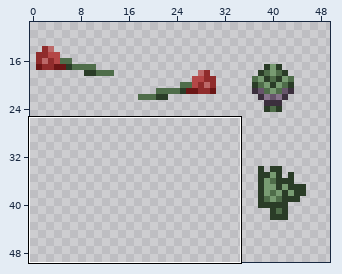
Sprite sheet, stored at Lunatic_Nautilus/Graphics/Characters/moarobjectsx2.png. Above, an overview of the earlier version with the close-up marked.
Close-up. Before the commit:
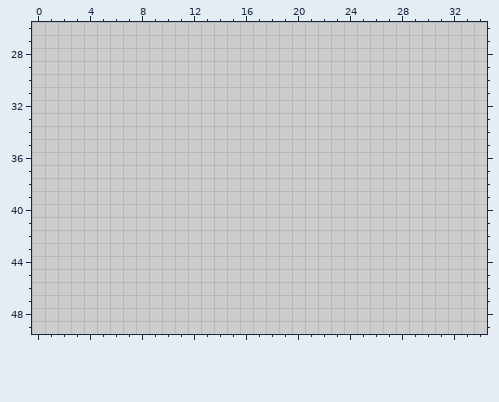
The file is 128x208 pixels, drawn in blocks of 2x2; one block is one cell here. Shown: x 0..34, y 26..49. The wide view leaves out empty margins.
After:
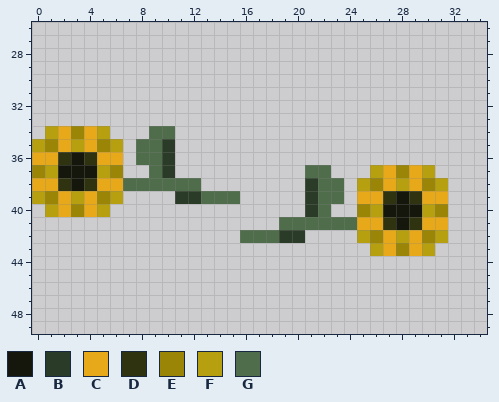
Palette (. is transparent): A #16170c  B #2a3c27  C #e7a91a  D #303310  E #9a8507  F #b7a010  G #4f6d4a
The edit:
The edit adds colour A in row 36 at x 3; in row 37 at x 2 to 4; in row 38 at x 3; in row 39 at x 28; in row 40 at x 27 to 29; in row 41 at x 28.
The edit adds colour B in rows 35 to 37 at x 10; in row 38 at x 21; in row 39 at x 11 to 12 and 21; in row 40 at x 21; in row 42 at x 19 to 20.
The edit adds colour C in rows 34 to 35 at x 2 and 4; in row 36 at x 0 to 1 and 5 to 6; in row 37 at x 27 and 29; in row 38 at x 0 to 1, 5 to 6, 27 and 29; in row 39 at x 2, 4, 25 to 26 and 30 to 31; in row 40 at x 2 and 4.
The edit adds colour C in row 41 at x 25 to 26 and 30 to 31; in rows 42 to 43 at x 27 and 29.
The edit adds colour D in row 36 at x 2 and 4; in row 38 at x 2 and 4; in row 39 at x 27 and 29; in row 41 at x 27 and 29.
The edit adds colour E in row 34 at x 3; in row 35 at x 1 and 5; in row 37 at x 0, 6 and 28; in row 38 at x 26 and 30; in row 39 at x 1 and 5; in row 40 at x 3, 25 and 31.
The edit adds colour E in row 42 at x 26 and 30; in row 43 at x 28.
The edit adds colour F in row 34 at x 1 and 5; in row 35 at x 0, 3 and 6; in row 37 at x 1, 5, 26 and 30; in row 38 at x 25, 28 and 31; in row 39 at x 0, 3 and 6; in row 40 at x 1, 5, 26 and 30.
The edit adds colour F in row 42 at x 25, 28 and 31; in row 43 at x 26 and 30.
The edit adds colour G in row 34 at x 9 to 10; in rows 35 to 36 at x 8 to 9; in row 37 at x 9 and 21 to 22; in row 38 at x 7 to 12 and 22 to 23; in row 39 at x 13 to 15 and 22 to 23; in row 40 at x 22.
The edit adds colour G in row 41 at x 19 to 24; in row 42 at x 16 to 18.
Pixel boxes of the changes (left, top, right, bottom) in both close-ups:
added: (32, 126, 448, 256)
